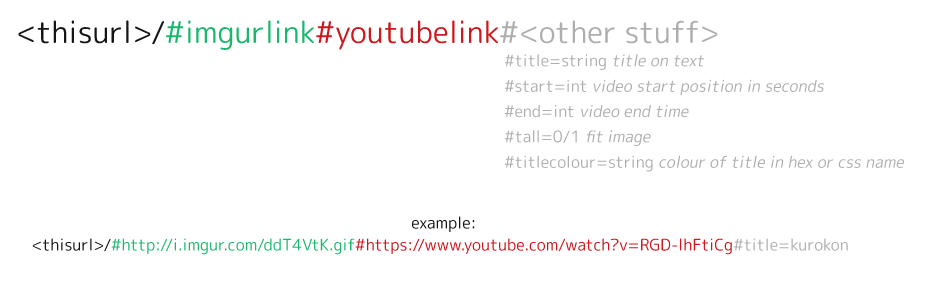
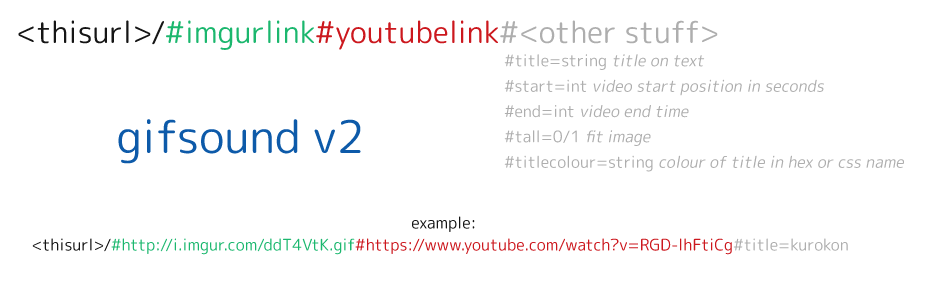
Comparing the layer stacks of the two 928 x 282 images. Changes:
added layer "gifsound v2" above "example:" over [118, 119, 361, 164]
showed "Layer 0" over [118, 119, 361, 164]
